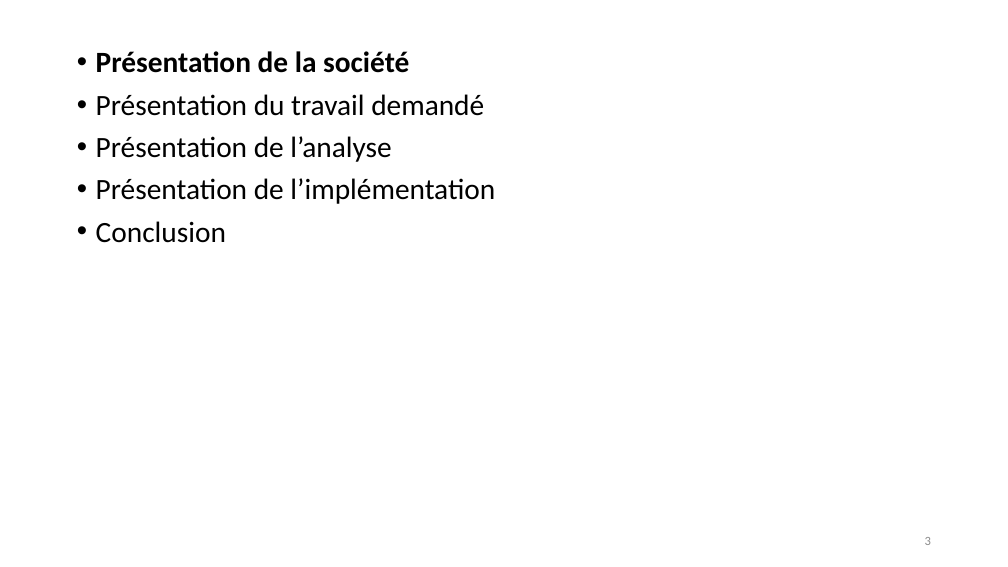
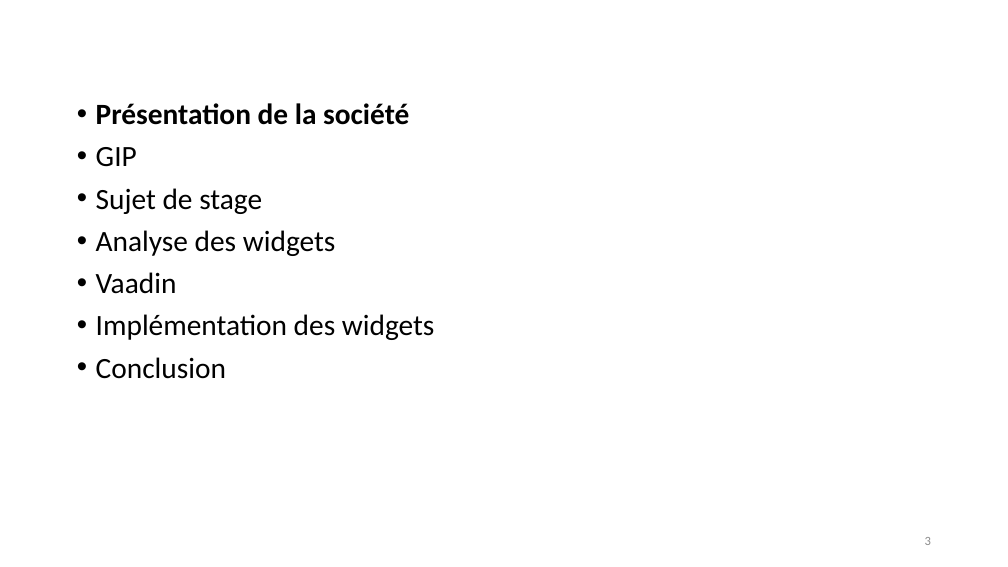
Before and after one commit to etu26048/TFE, a slide deck: slide 3 of DéfenseOrale.pptx. Drawn at 1008x567 pixels with LibreOffice and Linux fonts; fonts in the diff are those of the drawing; background and template pictures are left out. Boxes give left, top, right and bottom in pixels: in the first picture for what was removed or moved away, otherwise in the second. Text is boxed around its words. In the diff, an @@ line names an element or a change of style, - is before the commit and + after.

```diff
--- a/DéfenseOrale.pptx
+++ b/DéfenseOrale.pptx
@@ text "Présentation de la société" moved from (x1=96, y1=51, x2=495, y2=243) to (x1=96, y1=103, x2=435, y2=379) @@
@@ text at (x1=96, y1=147, x2=435, y2=340): text changed @@
-• Présentation du travail demandé
-• Présentation de l’analyse
-• Présentation de l’implémentation
+• GIP
+• Sujet de stage
+• Analyse des widgets
+• Vaadin
+• Implémentation des widgets
```
Also in this commit, not shown: 3 other slides changed, 23 slides added, 5 slides removed.
